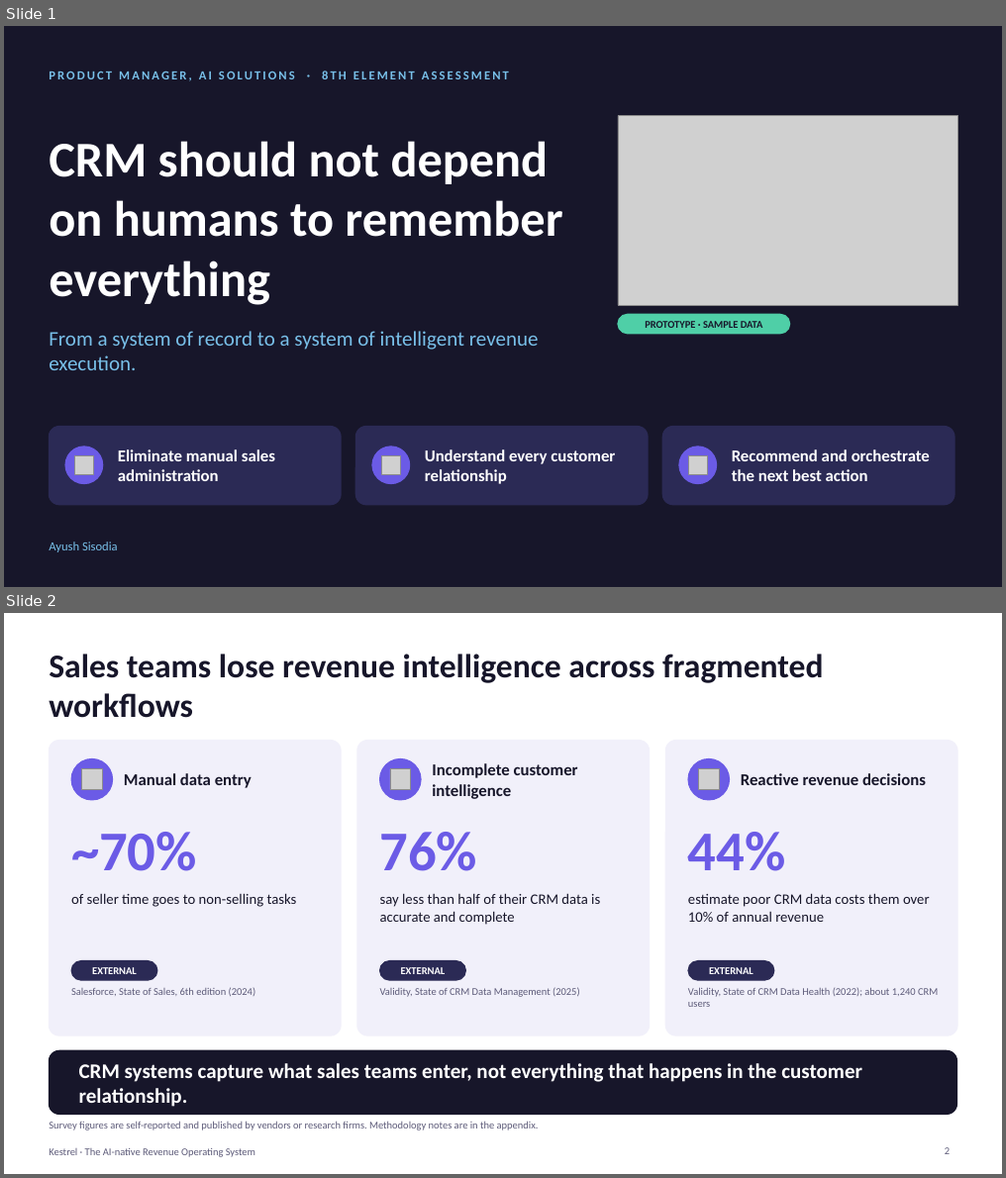
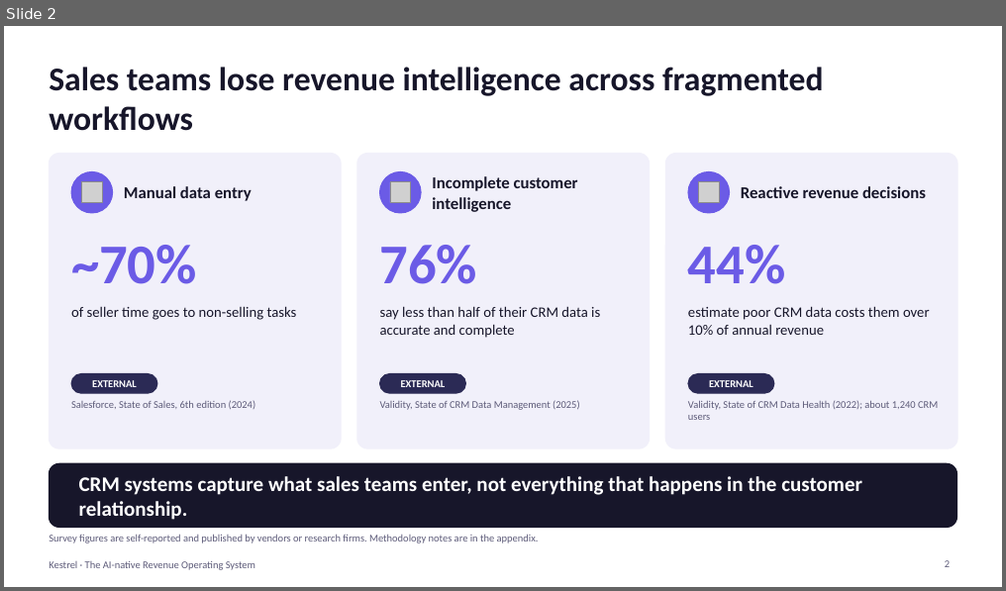
Before and after one commit to ayushsisodia007/AYUSH-Personal, a slide deck: deck/Kestrel.pptx. Shown one above the other, each under a label of ours: slides 1 and 2 before the commit, slide 2 after it. The pictures are 1006x1178 and 1006x591 pixels, drawn with LibreOffice and Linux fonts; fonts in the diff are those of the drawing; grey boxes stand for pictures. Boxes give left, top, right and bottom in pixels: in the first picture for what was removed or moved away, otherwise in the second. Text is boxed around its words. In the diff, an @@ line names an element or a change of style, - is before the commit and + after.

```diff
--- a/deck/Kestrel.pptx
+++ b/deck/Kestrel.pptx
@@ slide 1 removed at bbox=[4, 26, 1002, 587], background #17162A @@
@@ text removed at bbox=[49, 71, 509, 81] @@
-PRODUCT MANAGER, AI SOLUTIONS · 8TH ELEMENT ASSESSMENT
@@ text removed at bbox=[49, 141, 562, 305] @@
-CRM should not depend on humans to remember everything
@@ picture removed at bbox=[618, 116, 958, 305] @@
@@ rounded rectangle removed at bbox=[618, 314, 790, 334] @@
@@ text removed at bbox=[645, 321, 763, 328] @@
-PROTOTYPE · SAMPLE DATA
@@ text removed at bbox=[49, 331, 539, 371] @@
-From a system of record to a system of intelligent revenue execution.
@@ rounded rectangle removed at bbox=[49, 427, 341, 505] @@
@@ rounded rectangle removed at bbox=[355, 427, 648, 505] @@
@@ rounded rectangle removed at bbox=[662, 427, 954, 505] @@
@@ ellipse removed at bbox=[65, 447, 103, 484] @@
@@ picture removed at bbox=[74, 457, 93, 475] @@
@@ text removed at bbox=[118, 450, 275, 481] @@
-Eliminate manual sales administration
@@ ellipse removed at bbox=[372, 447, 410, 484] @@
@@ picture removed at bbox=[381, 457, 400, 475] @@
@@ text removed at bbox=[425, 450, 615, 484] @@
-Understand every customer relationship
@@ ellipse removed at bbox=[679, 447, 717, 484] @@
@@ picture removed at bbox=[688, 457, 707, 475] @@
@@ text removed at bbox=[732, 450, 930, 481] @@
-Recommend and orchestrate the next best action
@@ text removed at bbox=[49, 542, 118, 553] @@
-Ayush Sisodia
```
Also in this commit, not shown: 1 slide added, 3 other files.
